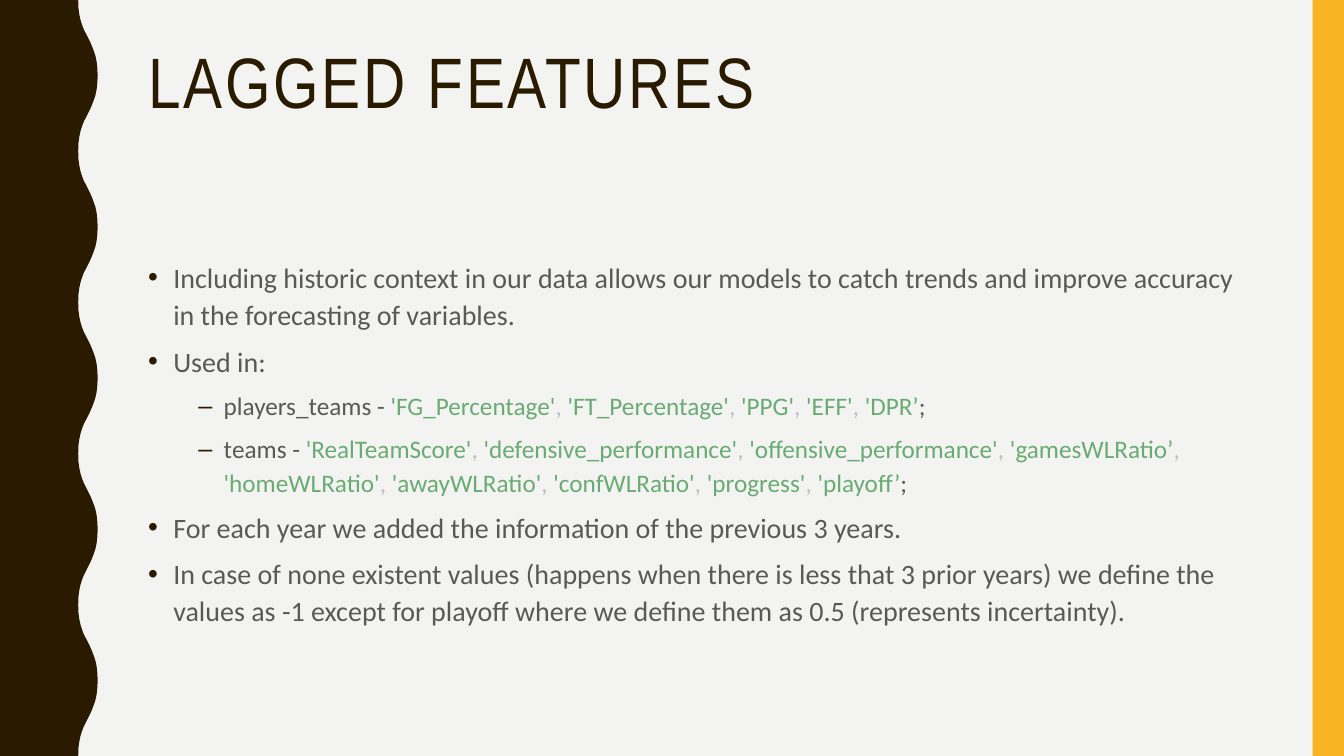
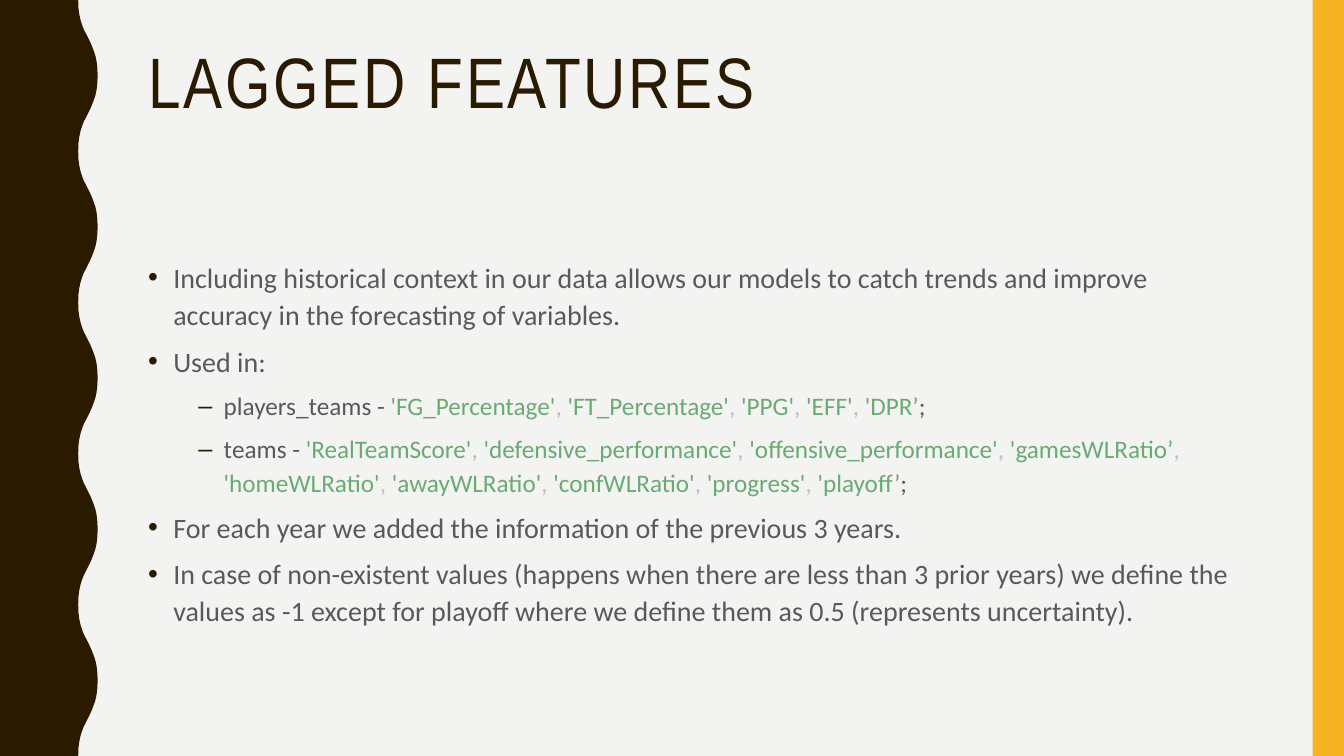
Before and after one commit to afs202005277/AC, a slide deck: slide 9 of ppt projeto.pptx. Drawn at 1344x756 pixels with LibreOffice and Linux fonts; fonts in the diff are those of the drawing. Boxes give left, top, right and bottom in pixels: in the first picture for what was removed or moved away, otherwise in the second. Text is boxed around its words. In the diff, an @@ line names an element or a change of style, - is before the commit and + after.

```diff
--- a/ppt projeto.pptx
+++ b/ppt projeto.pptx
@@ text at (x1=173, y1=268, x2=1147, y2=330): text changed @@
-• Including historic context in our data allows our models to catch trends and improve accuracy in the forecasting of variables.
+• Including historical context in our data allows our models to catch trends and improve accuracy in the forecasting of variables.
@@ text at (x1=173, y1=564, x2=1228, y2=626): text changed @@
-• In case of none existent values (happens when there is less that 3 prior years) we define the values as -1 except for playoff where we define them as 0.5 (represents incertainty).
+• In case of non-existent values (happens when there are less than 3 prior years) we define the values as -1 except for playoff where we define them as 0.5 (represents uncertainty).
```
Also in this commit, not shown: 1 other slide changed.
